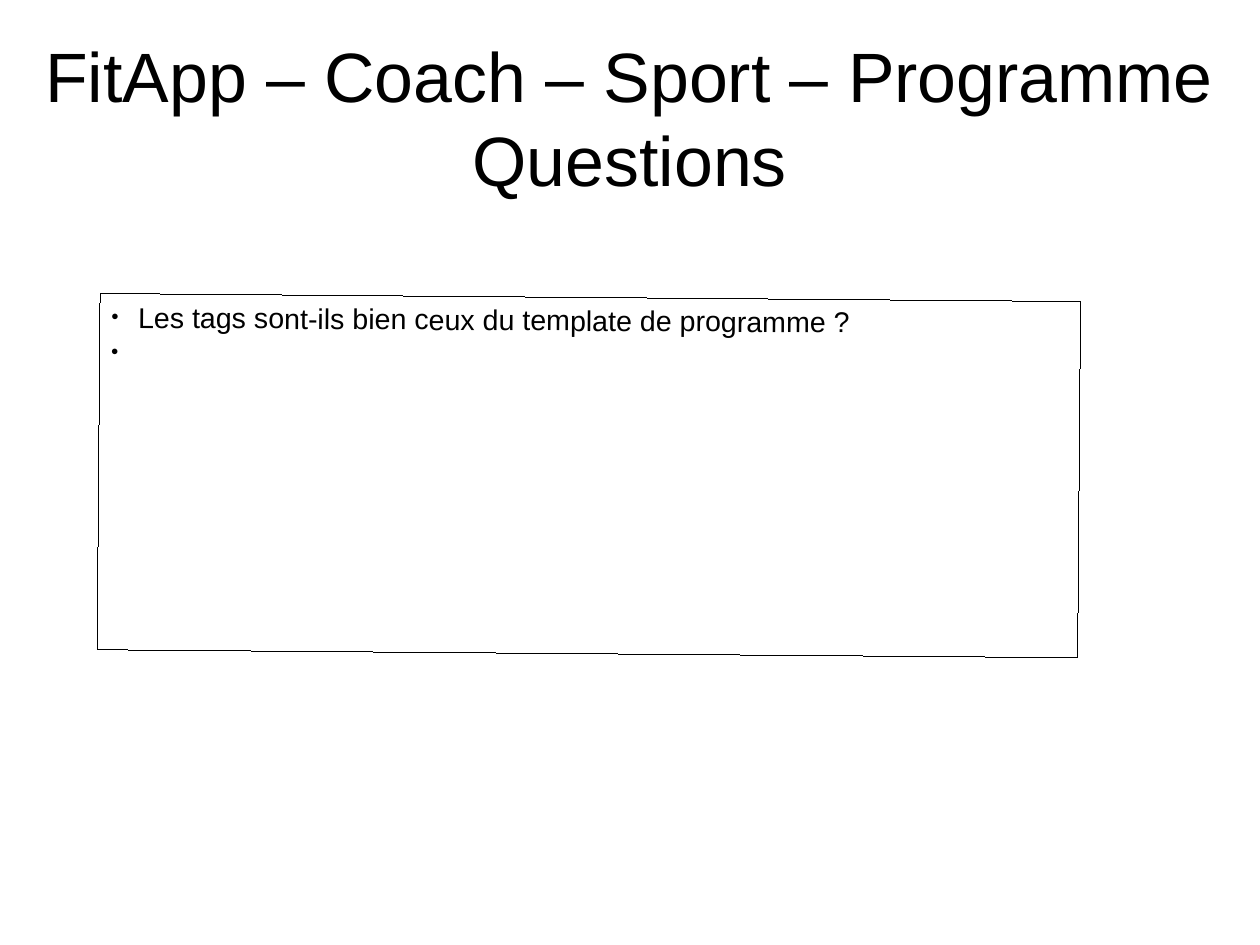
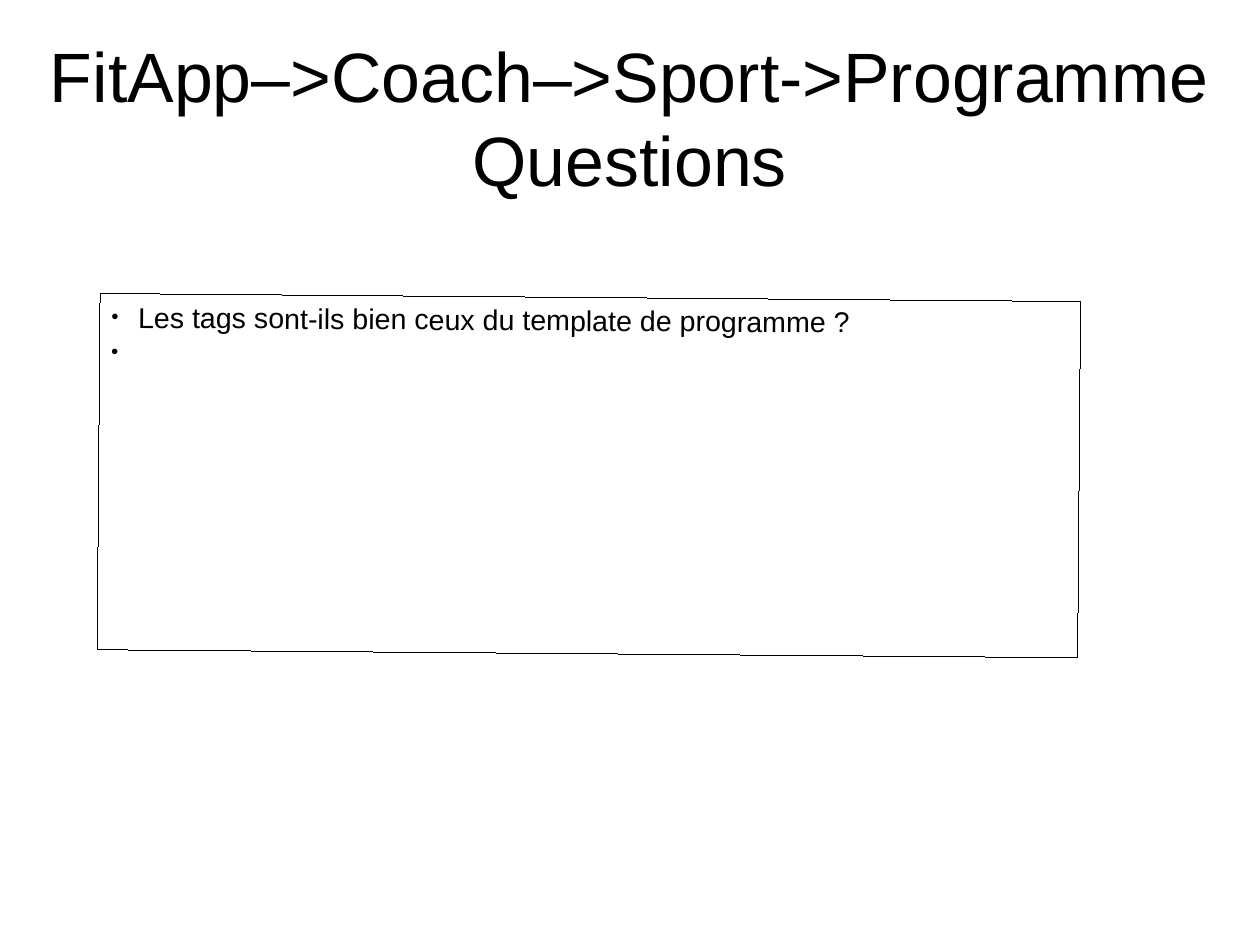
Before and after one commit to NicolasGavard/WebVysionSportV2, a slide deck: slide 23 of Documentations/FitApp.odp. Drawn at 1260x945 pixels with LibreOffice and Linux fonts; fonts in the diff are those of the drawing. Boxes give left, top, right and bottom in pixels: in the first picture for what was removed or moved away, otherwise in the second. Text is boxed around its words. In the diff, an @@ line names an element or a change of style, - is before the commit and + after.

```diff
--- a/Documentations/FitApp.odp
+++ b/Documentations/FitApp.odp
@@ title at [50,51,1208,199]: text changed @@
-FitApp – Coach – Sport – Programme
-Questions
+FitApp–>Coach–>Sport->Programme
+Questions
```
Also in this commit, not shown: 19 other slides changed, 1 slide added, 1 slide removed.
